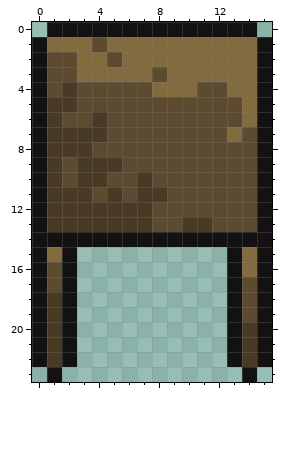
A pixel-art sprite gets an edit: src/sprites/wooden table.png. Above, as it was before the edit.
The file is 16x24 pixels.
The result:
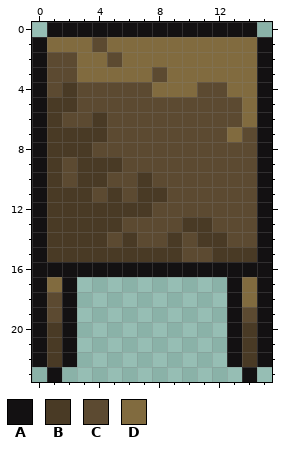
Palette (. is transparent): A #131112  B #493a25  C #5c4a31  D #816b3f
Change:
The edit adds colour A in row 16 at x 3 to 12.
Colour C gives way to colour A in row 16 at x 1.
Colour D gives way to colour A in row 16 at x 14.
The edit adds colour B in row 15 at x 3 to 9 and 12.
Colour A gives way to colour B in row 14 at x 1 to 4, 6, 9 and 11 to 12; in row 15 at x 2 and 13.
Colour D gives way to colour B in row 15 at x 1 and 14.
The edit adds colour C in row 15 at x 10 to 11.
Colour A gives way to colour C in row 14 at x 5, 7 to 8, 10 and 13 to 14.
Colour B gives way to colour C in row 13 at x 6 to 7; in rows 18 to 19 at x 1.
Colour C gives way to colour D in row 17 at x 1 and 14; in row 18 at x 14.
Pixel boxes of the changes (left, top, right, bottom) in both pictures:
changed: (47, 217, 257, 322)
